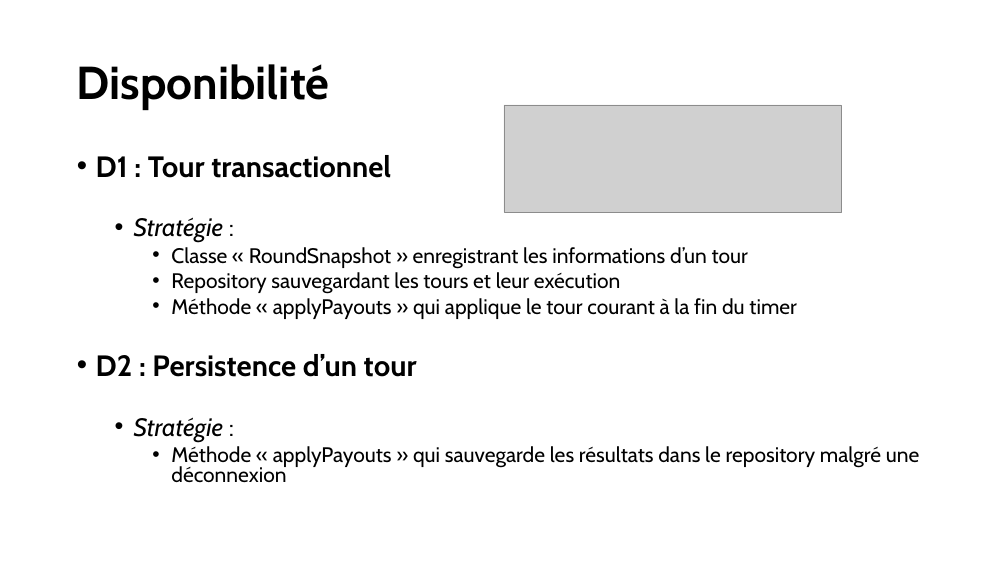
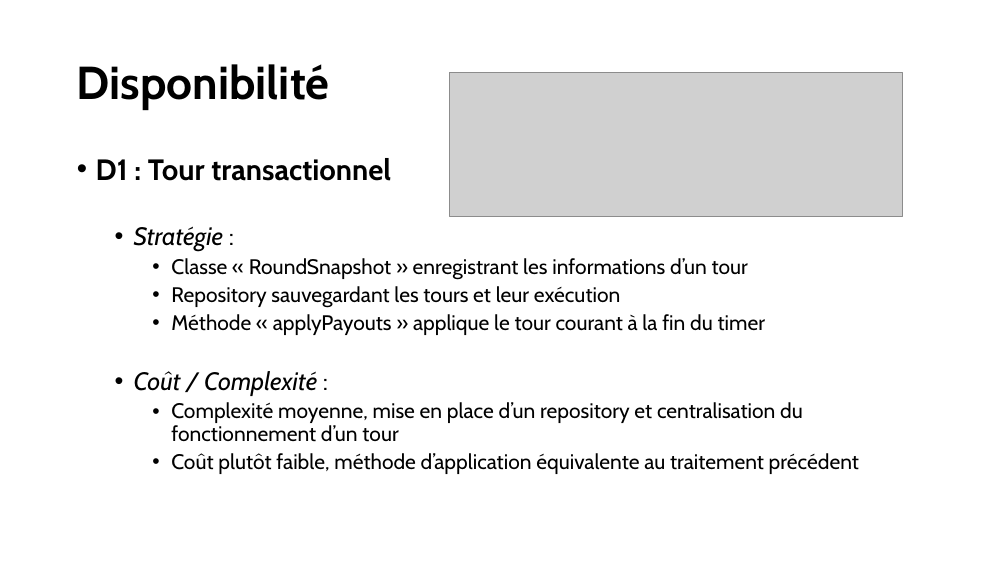
Before and after one commit to RobinSteiger/ASAD, a slide deck: slide 4 of doc/presentation.pptx. Drawn at 1008x567 pixels with LibreOffice and Linux fonts; fonts in the diff are those of the drawing; grey boxes stand for pictures. Boxes give left, top, right and bottom in pixels: in the first picture for what was removed or moved away, otherwise in the second. Text is boxed around its words. In the diff, an @@ line names an element or a change of style, - is before the commit and + after.

Commit message:
Update presentation

```diff
--- a/doc/presentation.pptx
+++ b/doc/presentation.pptx
@@ picture: place and size @@
-picture at bbox=[504, 105, 842, 212]
+picture at bbox=[449, 73, 903, 217]
@@ text at bbox=[96, 158, 748, 308]: line spacing 0.8 to 0.9 @@
@@ text at bbox=[134, 314, 859, 474]: text changed @@
-    • Méthode « applyPayouts » qui applique le tour courant à la fin du timer
-• D2 : Persistence d’un tour
-  • Stratégie :
-    • Méthode « applyPayouts » qui sauvegarde les résultats dans le repository malgré une déconnexion
+    • Méthode « applyPayouts » applique le tour courant à la fin du timer
+  • Coût / Complexité :
+    • Complexité moyenne, mise en place d’un repository et centralisation du fonctionnement d’un tour
+    • Coût plutôt faible, méthode d’application équivalente au traitement précédent
```
Also in this commit, not shown: 1 other slide changed, 1 slide added, 1 other file.
